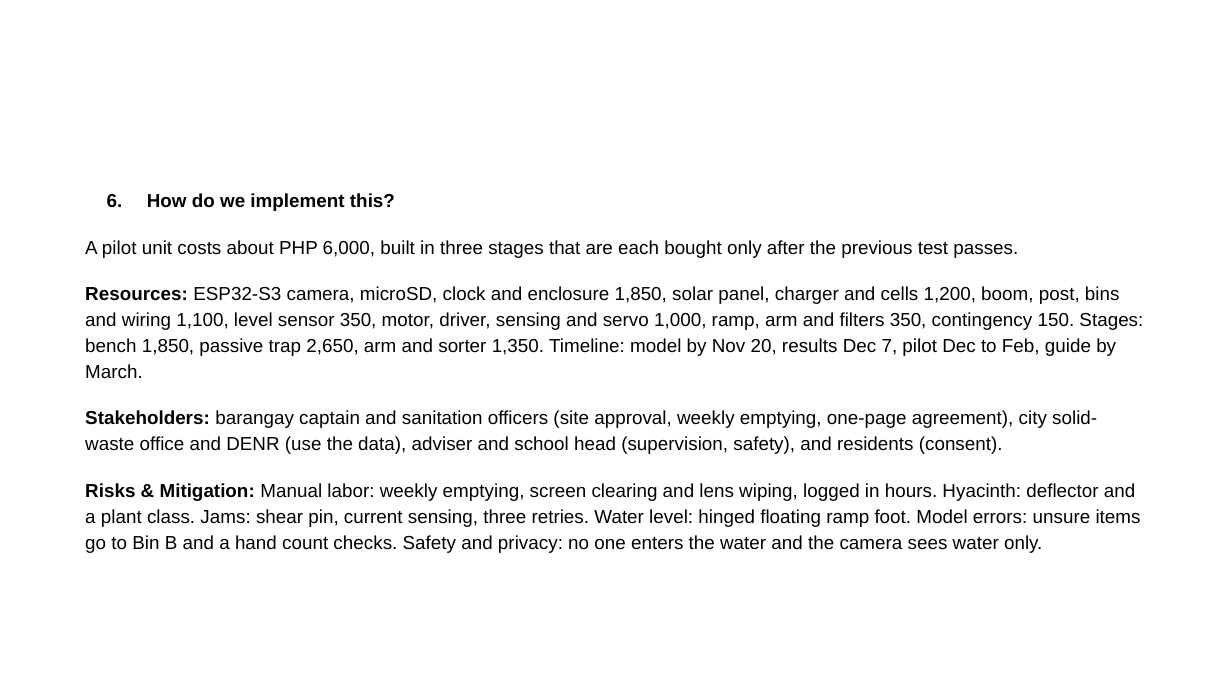
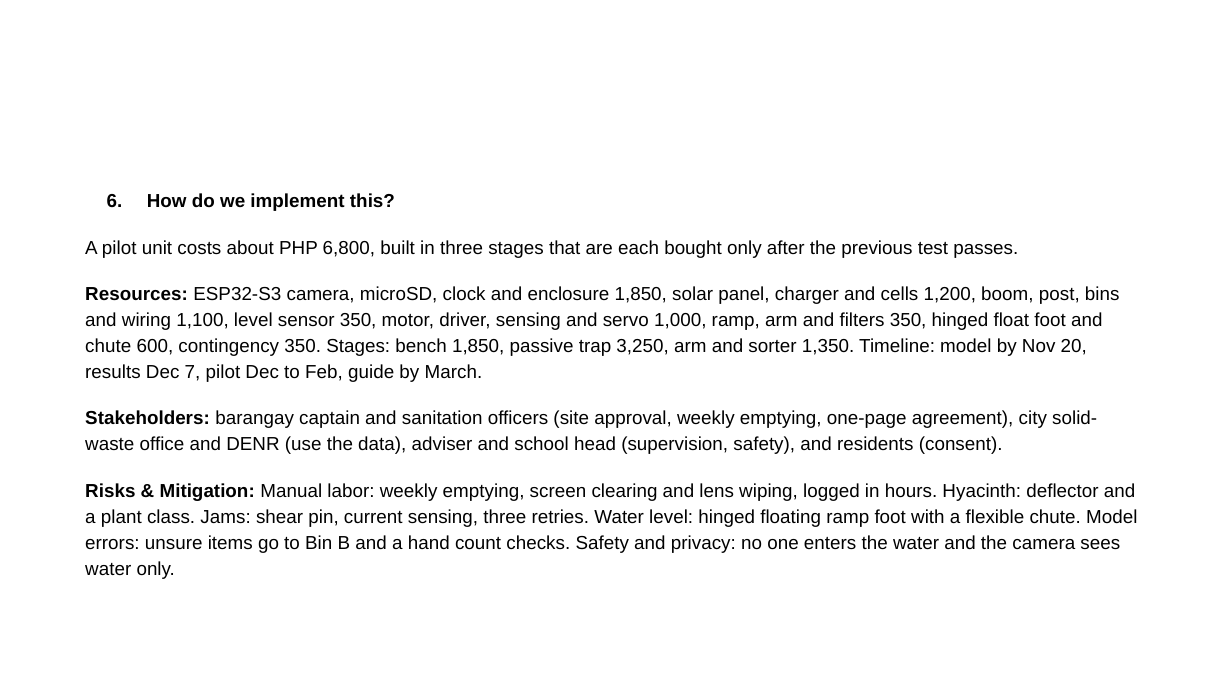
Before and after one commit to tmommu/research, a slide deck: slide 5 of sft_entry/SAGIP_SFT2026_Entry_PPT.pptx. Drawn at 1232x693 pixels with LibreOffice and Linux fonts; fonts in the diff are those of the drawing; background and template pictures are left out. Boxes give left, top, right and bottom in pixels: in the first picture for what was removed or moved away, otherwise in the second. Text is boxed around its words. In the diff, an @@ line names an element or a change of style, - is before the commit and + after.

```diff
--- a/sft_entry/SAGIP_SFT2026_Entry_PPT.pptx
+++ b/sft_entry/SAGIP_SFT2026_Entry_PPT.pptx
@@ text at [85, 240, 1120, 382]: text changed @@
-A pilot unit costs about PHP 6,000, built in three stages that are each bought only after the previous test passes.
-Resources: ESP32-S3 camera, microSD, clock and enclosure 1,850, solar panel, charger and cells 1,200, boom, post, bins and wiring 1,100, level sensor 350, motor, driver, sensing and servo 1,000, ramp, arm and filters 350, contingency 150. Stages: bench 1,850, passive trap 2,650, arm and sorter 1,350. Timeline: model by Nov 20, results Dec 7, pilot Dec to Feb, guide by March.
+A pilot unit costs about PHP 6,800, built in three stages that are each bought only after the previous test passes.
+Resources: ESP32-S3 camera, microSD, clock and enclosure 1,850, solar panel, charger and cells 1,200, boom, post, bins and wiring 1,100, level sensor 350, motor, driver, sensing and servo 1,000, ramp, arm and filters 350, hinged float foot and chute 600, contingency 350. Stages: bench 1,850, passive trap 3,250, arm and sorter 1,350. Timeline: model by Nov 20, results Dec 7, pilot Dec to Feb, guide by March.
@@ text at [85, 483, 1137, 579]: text changed @@
-Risks & Mitigation: Manual labor: weekly emptying, screen clearing and lens wiping, logged in hours. Hyacinth: deflector and a plant class. Jams: shear pin, current sensing, three retries. Water level: hinged floating ramp foot. Model errors: unsure items go to Bin B and a hand count checks. Safety and privacy: no one enters the water and the camera sees water only.
+Risks & Mitigation: Manual labor: weekly emptying, screen clearing and lens wiping, logged in hours. Hyacinth: deflector and a plant class. Jams: shear pin, current sensing, three retries. Water level: hinged floating ramp foot with a flexible chute. Model errors: unsure items go to Bin B and a hand count checks. Safety and privacy: no one enters the water and the camera sees water only.
```
Also in this commit, not shown: 5 other slides changed, 13 other files.
